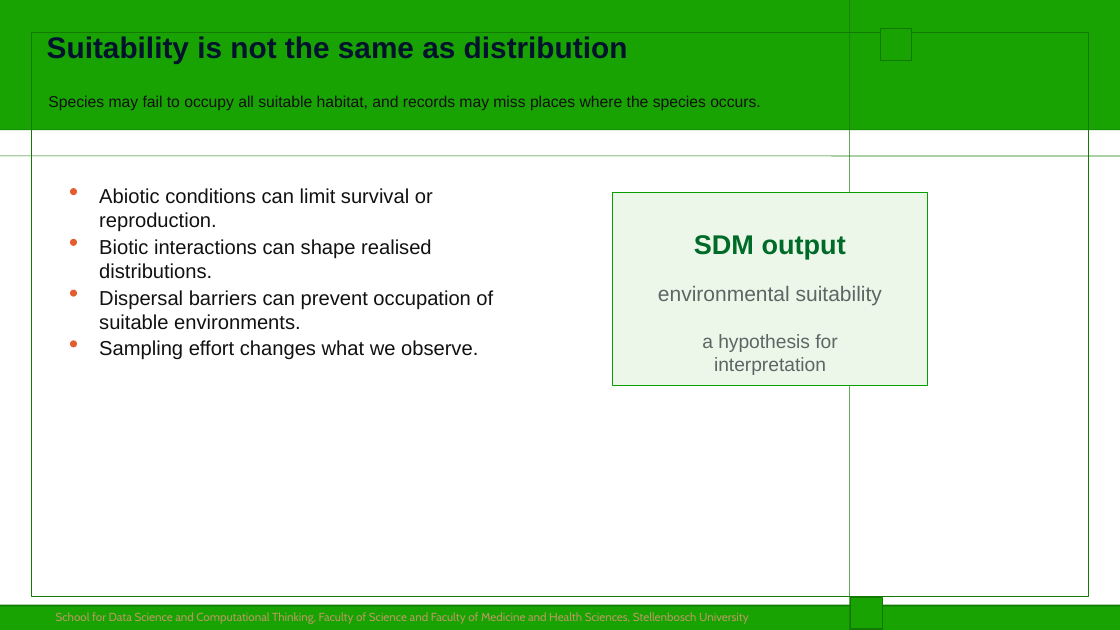
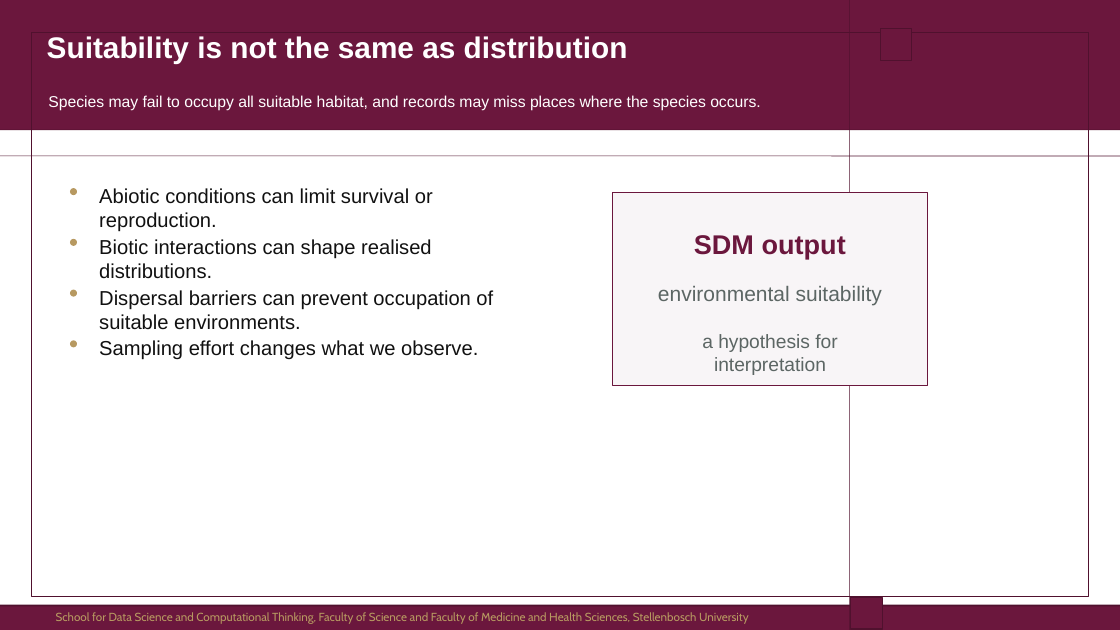
Before and after one commit to JeniccaP/SDM-Workshop, a slide deck: slide 3 of slides/intro_sdm_dengue_brazil.pptx. Drawn at 1120x630 pixels with LibreOffice and Linux fonts; fonts in the diff are those of the drawing; background and template pictures are left out. Boxes give left, top, right and bottom in pixels: in the first picture for what was removed or moved away, otherwise in the second. Text is boxed around its words. In the diff, an @@ line names an element or a change of style, - is before the commit and + after.

Commit message:
Correct intro slide deck brand colours

```diff
--- a/slides/intro_sdm_dengue_brazil.pptx
+++ b/slides/intro_sdm_dengue_brazil.pptx
@@ freeform shape at (0, 0, 1120, 130): fill #18A303 to #6B173D @@
@@ text "Suitability is not the same ..." at (47, 36, 628, 63): text colour #00132E to #FFFFFF @@
@@ line (849, 0) - (850, 630): stroke #127A02 0.51 pt to #50112E 0.51 pt @@
@@ freeform shape at (881, 29, 912, 60): fill #18A303 to #6B173D; outline #127A02 0.99 pt to #50112E 0.99 pt @@
@@ freeform shape at (31, 33, 1089, 597): outline #127A02 0.99 pt to #50112E 0.99 pt @@
@@ text "Species may fail to occupy ..." at (48, 95, 761, 111): text colour #111111 to #FFFFFF @@
@@ line (0, 130) - (1120, 130): stroke #127A02 0.51 pt to #50112E 0.51 pt @@
@@ line (0, 156) - (1120, 156): stroke #127A02 0.51 pt to #50112E 0.51 pt @@
@@ rectangle at (613, 192, 928, 385): fill #ECF7EA to #F8F5F7; outline #08A000 0.75 pt to #6B173D 0.75 pt @@
@@ text "SDM output" at (694, 235, 846, 259): text colour #006B28 to #6B173D @@
@@ fill #E35D2F to #B79961 in 4 elements at (70, 188, 76, 195), (70, 239, 76, 245), (70, 290, 76, 297), (70, 340, 76, 347) @@
@@ freeform shape at (851, 597, 882, 628): fill #18A303 to #6B173D; outline #127A02 0.99 pt to #50112E 0.99 pt @@
@@ freeform shape at (0, 605, 1120, 630): fill #18A303 to #6B173D @@
@@ line (0, 606) - (1120, 606): stroke #127A02 1.5 pt to #50112E 1.5 pt @@
```
Also in this commit, not shown: 11 other slides changed, 1 other file.
